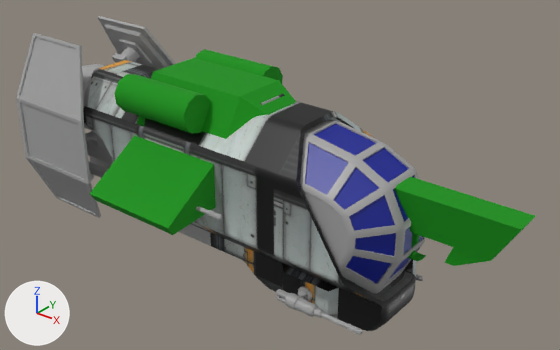
The COLLADA model AR Madness/art.scnassets/missile.dae as it was, and as the next commit left it.
Camera for both pictures: a 50 mm lens placed at (15.27, -16.01, 10.8), pointed at (2.09, 0.46, 0.58). Arrows for +X, +Y and +Z are at lower left; the lights stay in place. Where no turn or scale is listed for an object, it has been applied to the vertices.

Script lines for the objects in view, before the commit:
```python
ob_engine = bpy.data.objects.new('Engine', me_enginemesh)
ob_engine.location = (-0.63, -1.58, 2.86)
ob_engine1 = bpy.data.objects.new('Engine1', me_engine1mesh)
ob_engine1.parent = ob_ss1bcopy
ob_engine1.location = (0.0, 1.656, 0.0)
ob_engine1.scale = (1.0, -1.0, 1.0)
ob_frontskid = bpy.data.objects.new('FrontSkid', me_frontskidmesh)
ob_frontskid.location = (6.81, 0.0, -0.13)
ob_patriot_cabin_1_glass = bpy.data.objects.new('Patriot_Cabin_1_Glass', me_patriot_cabin_1_glass)
ob_patriot_cabin_1_glass.location = (0.0, 0.0, 0.0)
ob_spacearbl = bpy.data.objects.new('spaceARbl', me_patriot_merged_parts)
ob_spacearbl.location = (0.0, 0.0, 0.0)
ob_ss1bcopy = bpy.data.objects.new('SS1Bcopy', me_starshipmesh)
ob_ss1bcopy.location = (0.0, 0.0, -4.23)
ob_ss1bcopy.scale = (1.98, 1.98, 1.98)
# also in view: 'Gun_Part_3_003' at (5.09, -1.54, -1.93); 'Patriot_Hull_1' at (0.97, 0.0, 0.28)
```
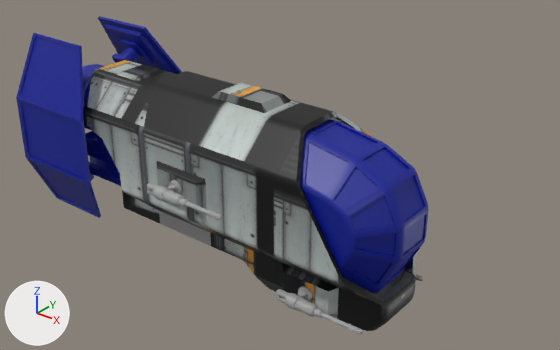
What differs and where, as boxes [x1, y1, x2, y2] in the pictures (560 x 350 px):
'spaceARbl', recoloured (grey to blue)
    both: [16, 16, 428, 293]
'SS1Bcopy', deleted
    before: [89, 58, 536, 266]
'Engine', deleted
    before: [114, 74, 211, 133]
'Engine1', deleted
    before: [195, 49, 283, 83]
'FrontSkid', deleted
    before: [407, 233, 426, 261]

What the commit changed:
Material 'Patriot_Merged_Parts_MAT' (mat_patriot_merged_parts_mat) changes colour from grey #a3a3a3 to blue #011993; in linear values from (0.367, 0.367, 0.367) to (0.000376, 0.00943, 0.29).
Object 'SS1Bcopy' (ob_ss1bcopy) is deleted.
Object 'Engine' (ob_engine) is deleted.
Object 'FrontSkid' (ob_frontskid) is deleted.
Object 'Engine1' (ob_engine1) is deleted.
